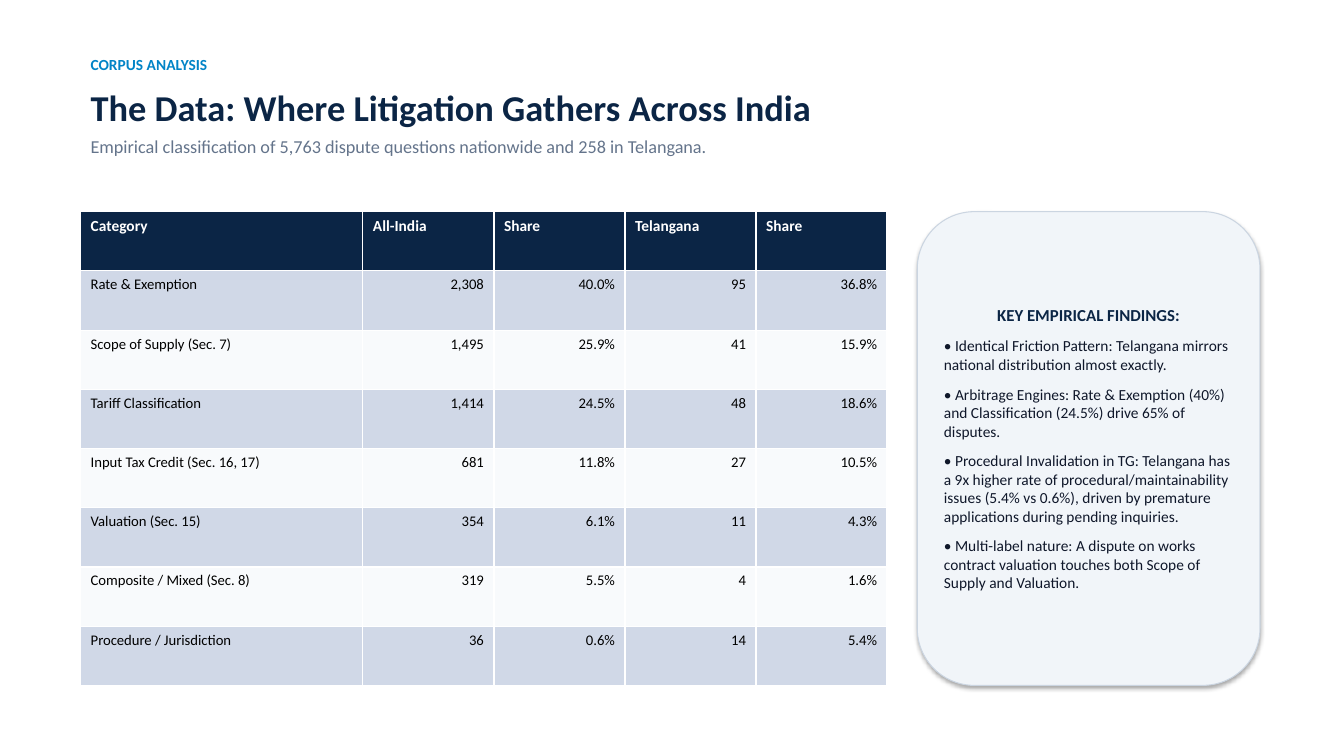
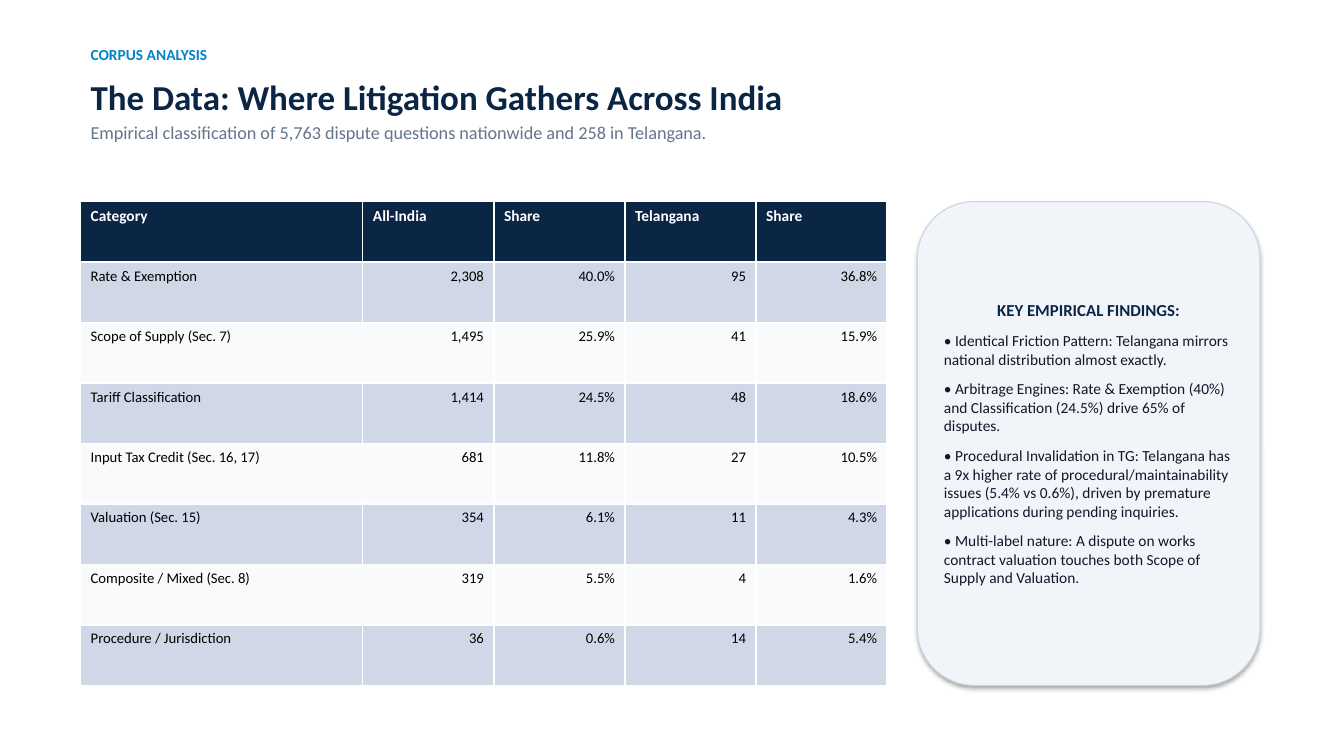
Before and after one commit to vishalquantana/qlaw, a slide deck: slide 3 of docs/GST_Litigation_Causes_Revenue_Secretary.pptx. Drawn at 1344x756 pixels with LibreOffice and Linux fonts; fonts in the diff are those of the drawing. Boxes give left, top, right and bottom in pixels: in the first picture for what was removed or moved away, otherwise in the second. Text is boxed around its words. In the diff, an @@ line names an element or a change of style, - is before the commit and + after.

Commit message:
feat(analysis): add court docket divergence and temporal evolution (2018-2026) across deck, excel, doc, and web

```diff
--- a/docs/GST_Litigation_Causes_Revenue_Secretary.pptx
+++ b/docs/GST_Litigation_Causes_Revenue_Secretary.pptx
@@ text "CORPUS ANALYSIS": place and size @@
-text "CORPUS ANALYSIS" at (91,60,208,70)
+text "CORPUS ANALYSIS" at (91,50,208,60)
@@ text "The Data: Where Litigation Gathers ...": place and size @@
-text "The Data: Where Litigation Gathers ..." at (91,95,811,156)
+text "The Data: Where Litigation Gathers ..." at (91,85,782,142)
@@ text "The Data: Where Litigation Gathers ..." at (91,85,782,142): size 26 to 25 pt in "The Data: Where Litigation Gathers Across India"; less space between paragraphs @@
@@ table: place and size @@
-table at (81,212,887,686)
+table at (81,202,887,686)
@@ rounded rectangle "KEY EMPIRICAL FINDINGS:": place and size @@
-rounded rectangle "KEY EMPIRICAL FINDINGS:" at (918,212,1260,686)
+rounded rectangle "KEY EMPIRICAL FINDINGS:" at (918,202,1260,686)
```
Also in this commit, not shown: 9 other slides changed, 2 slides added, 6 other files.
